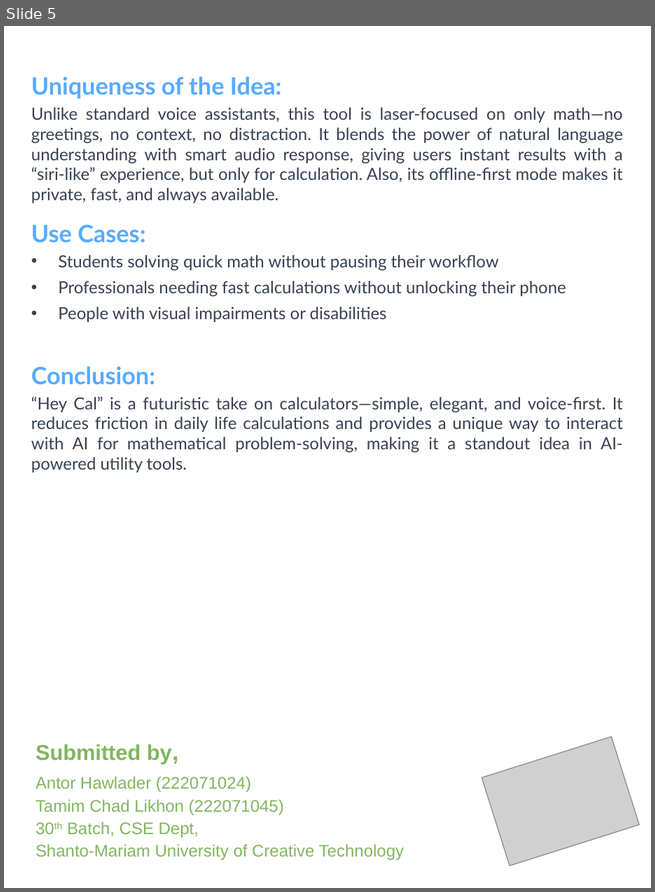
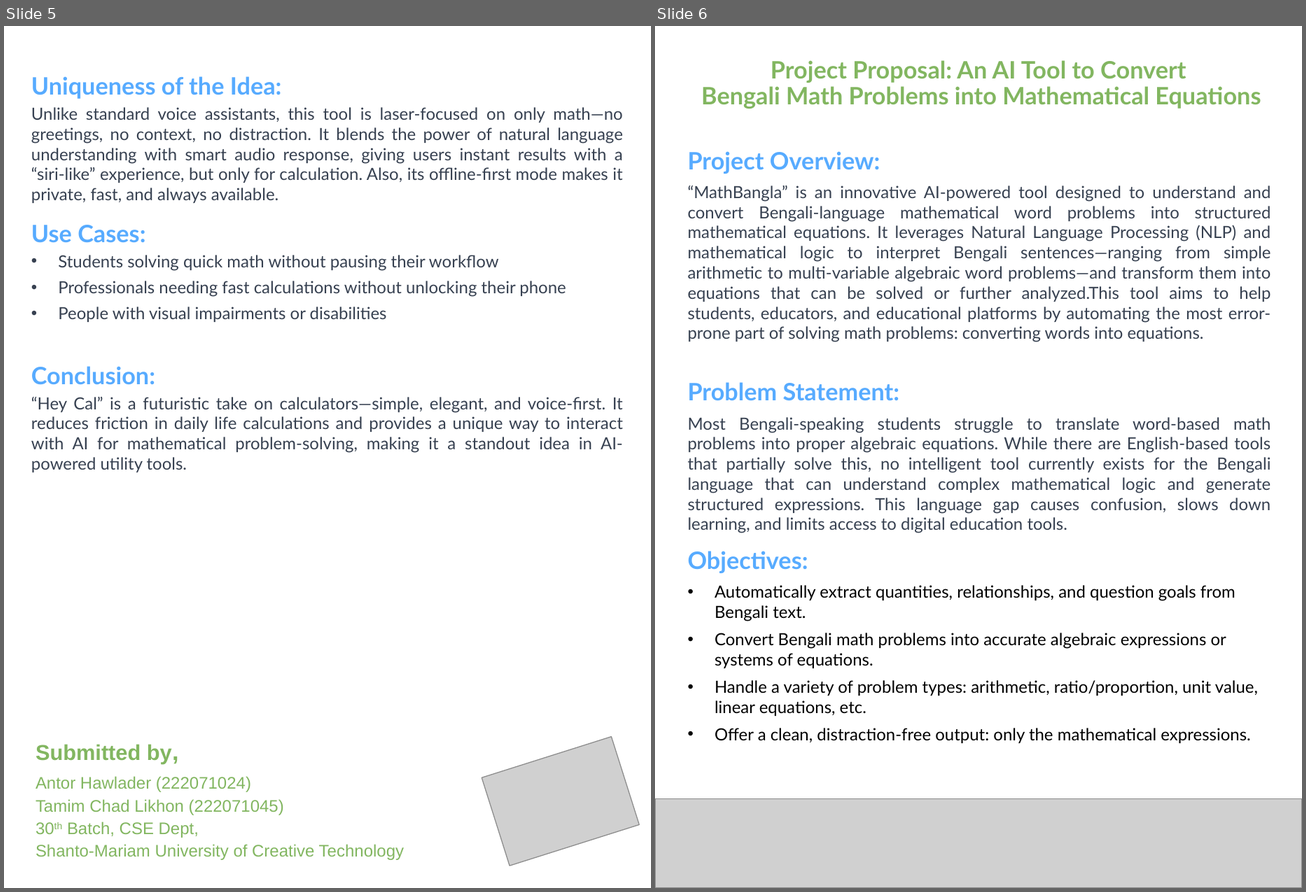
Before and after one commit to AntorPi314/MySave, a slide deck: Lab/AI/AI (Project_Proposal).pptx. Shown side by side, each under a label of ours: slide 5 before the commit, slides 5 and 6 after it. The pictures are 655x892 and 1306x892 pixels, drawn with LibreOffice and Linux fonts; fonts in the diff are those of the drawing; grey boxes stand for pictures. Boxes give left, top, right and bottom in pixels: in the first picture for what was removed or moved away, otherwise in the second. Text is boxed around its words. In the diff, an @@ line names an element or a change of style, - is before the commit and + after.

```diff
--- a/Lab/AI/AI (Project_Proposal).pptx
+++ b/Lab/AI/AI (Project_Proposal).pptx
@@ slide 6 added at [655,26,1302,888], background #FFFFFF @@
@@ title added at [701,60,1261,109], 20 pt, text #82B660, bold @@
+Project Proposal: An AI Tool to Convert
+Bengali Math Problems into Mathematical Equations
@@ text added at [688,151,1271,342], 14 pt, text #374151 @@
+Project Overview:
+“MathBangla” is an innovative AI-powered tool designed to understand and convert Bengali-language mathematical word problems into structured mathematical equations. It leverages Natural Language Processing (NLP) and mathematical logic to interpret Bengali sentences—ranging from simple arithmetic to multi-variable algebraic word problems—and transform them into equations that can be solved or further analyzed.This tool aims to help students, educators, and educational platforms by automating the most error-prone part of solving math problems: converting words into equations.
@@ text added at [688,382,1270,530], 14 pt, text #374151 @@
+Problem Statement:
+Most Bengali-speaking students struggle to translate word-based math problems into proper algebraic equations. While there are English-based tools that partially solve this, no intelligent tool currently exists for the Bengali language that can understand complex mathematical logic and generate structured expressions. This language gap causes confusion, slows down learning, and limits access to digital education tools.
@@ text added at [688,551,1258,744], 14 pt, text #000000 @@
+Objectives:
+• Automatically extract quantities, relationships, and question goals from Bengali text.
+• Convert Bengali math problems into accurate algebraic expressions or systems of equations.
+• Handle a variety of problem types: arithmetic, ratio/proportion, unit value, linear equations, etc.
+• Offer a clean, distraction-free output: only the mathematical expressions.
@@ picture added at [655,799,1302,888] @@
```
Also in this commit, not shown: 1 other slide added, 1 other file.
